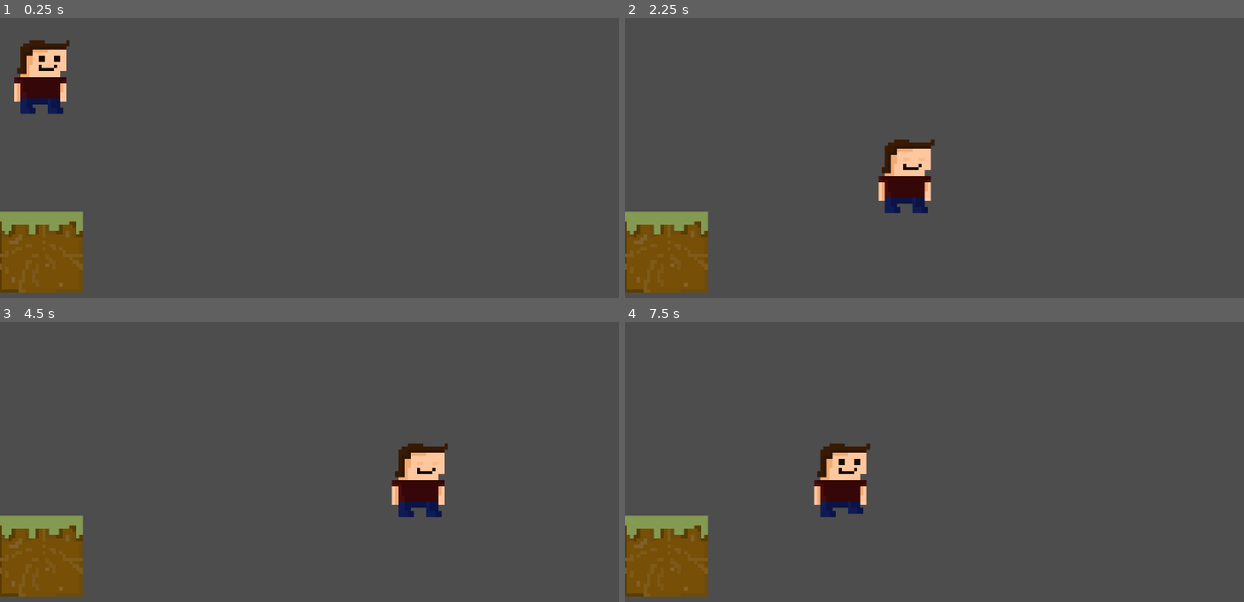
Above: before the commit, frames 1-4 (two rows, left to right).
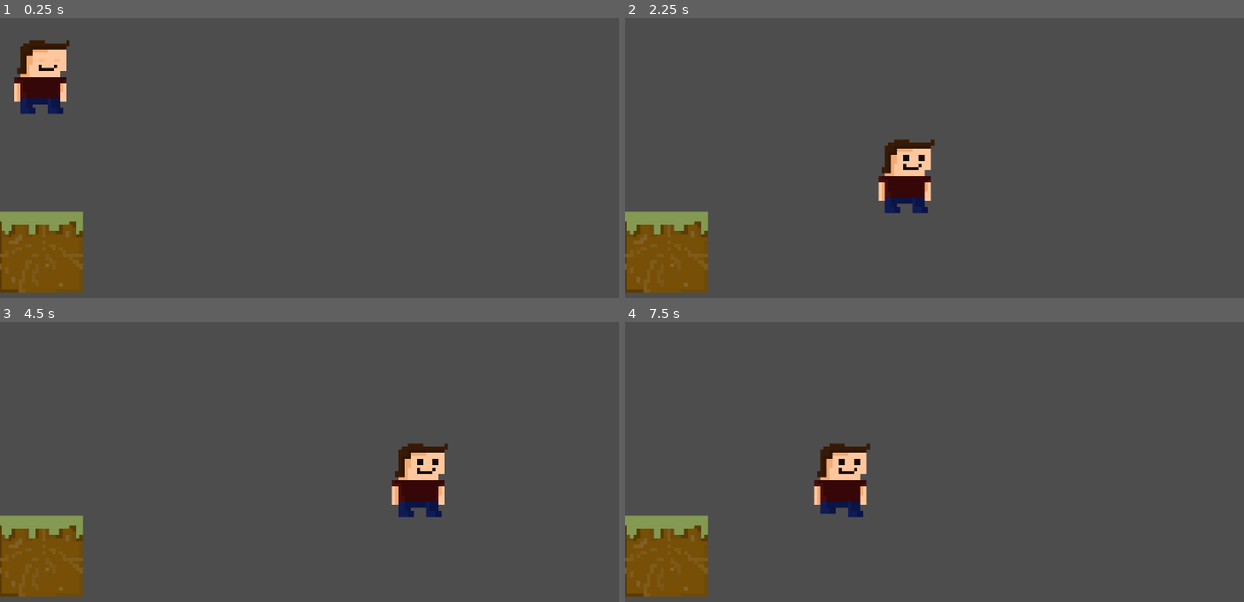
Above: after the commit, the same moments.

Repository: TreFaglarFilm/Spel-med-Wilmer
Game: Godot game, scene res://node_2d.tscn
The game is run twice, just before and just after one commit, with the same random seed, the same clock (stepped at 60 frames per second) and the same inputs.
Inputs:
- Up to frame 1 (0.25 s): no input
- Up to frame 2 (2.25 s): tap Enter (ui_accept) at 0.5, 0.77, 1.52 s; hold Right (ui_right) 0.53-2.03 s; hold Left (ui_left) from 2.03 s (still down)
- Up to frame 3 (4.5 s): release Left (ui_left) at 2.78 s; hold Right (ui_right) 2.78-4.28 s; tap Enter (ui_accept) at 3.02, 3.77 s; hold Left (ui_left) from 4.28 s (still down)
- Up to frame 4 (7.5 s): tap Enter (ui_accept) at 4.52, 6.02, 6.77 s; release Left (ui_left) at 5.03 s; hold Right (ui_right) 5.03-5.78 s; hold Left (ui_left) 5.78-7.28 s; hold Right (ui_right) from 7.28 s (still down)

The runs differ from the first frame. In frame 1, less than 0.1% of the frame differs, in the area x 6-10%, y 13-16%; in frame 2, less than 0.1%; in frame 3, less than 0.1%; in frame 4, less than 0.1%, in the area x 31-39%, y 66-70%.

Commit message:
förberedde för att "flippa" ananas pojken

Diff:
--- a/spel/spelmedfåglarna!/Kod/character move,emt.gd
+++ b/spel/spelmedfåglarna!/Kod/character move,emt.gd
@@ -29,6 +29,6 @@
 
 func _process(_delta):
 	if Input.is_action_pressed("ui_right"):
-		_animated_sprite.play("Walking")
+		_animated_sprite.play("Walking_right")
 	else:
 		_animated_sprite.play("idle")
--- a/spel/spelmedfåglarna!/node_2d.tscn
+++ b/spel/spelmedfåglarna!/node_2d.tscn
@@ -13,6 +13,11 @@
 [sub_resource type="SpriteFrames" id="SpriteFrames_4d7sh"]
 resource_local_to_scene = true
 animations = [{
+"frames": [],
+"loop": true,
+"name": &"Walking_left",
+"speed": 10.0
+}, {
 "frames": [{
 "duration": 1.0,
 "texture": ExtResource("3_kdubu")
@@ -27,15 +32,15 @@
 "texture": ExtResource("2_epypp")
 }],
 "loop": true,
-"name": &"Walking",
-"speed": 5.0
+"name": &"Walking_right",
+"speed": 10.0
 }, {
 "frames": [{
 "duration": 1.0,
-"texture": ExtResource("5_rj586")
+"texture": ExtResource("2_epypp")
 }, {
 "duration": 1.0,
-"texture": ExtResource("2_epypp")
+"texture": ExtResource("5_rj586")
 }, {
 "duration": 1.0,
 "texture": ExtResource("2_epypp")
@@ -113,9 +118,7 @@
 position = Vector2(65.6602, 66.6914)
 scale = Vector2(5.002, 5)
 sprite_frames = SubResource("SpriteFrames_4d7sh")
-animation = &"Walking"
-autoplay = "Walking"
-frame_progress = 0.0559786
+animation = &"idle"
 
 [node name="StaticBody2D" type="StaticBody2D" parent="."]
 
